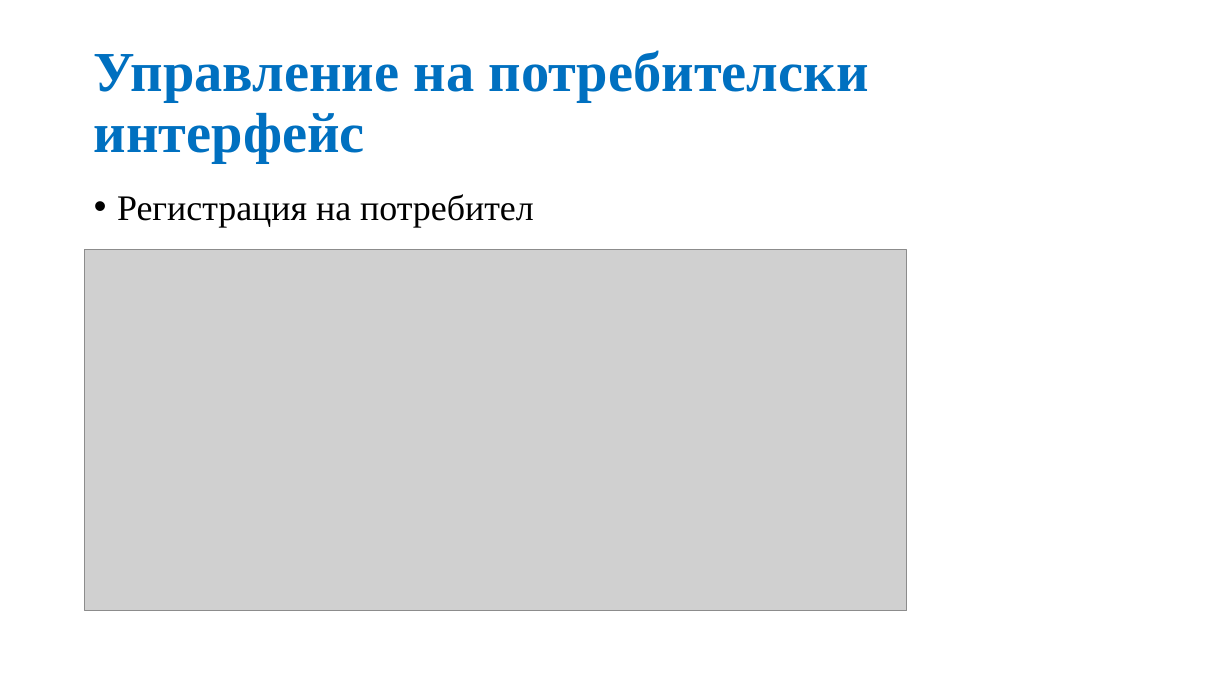
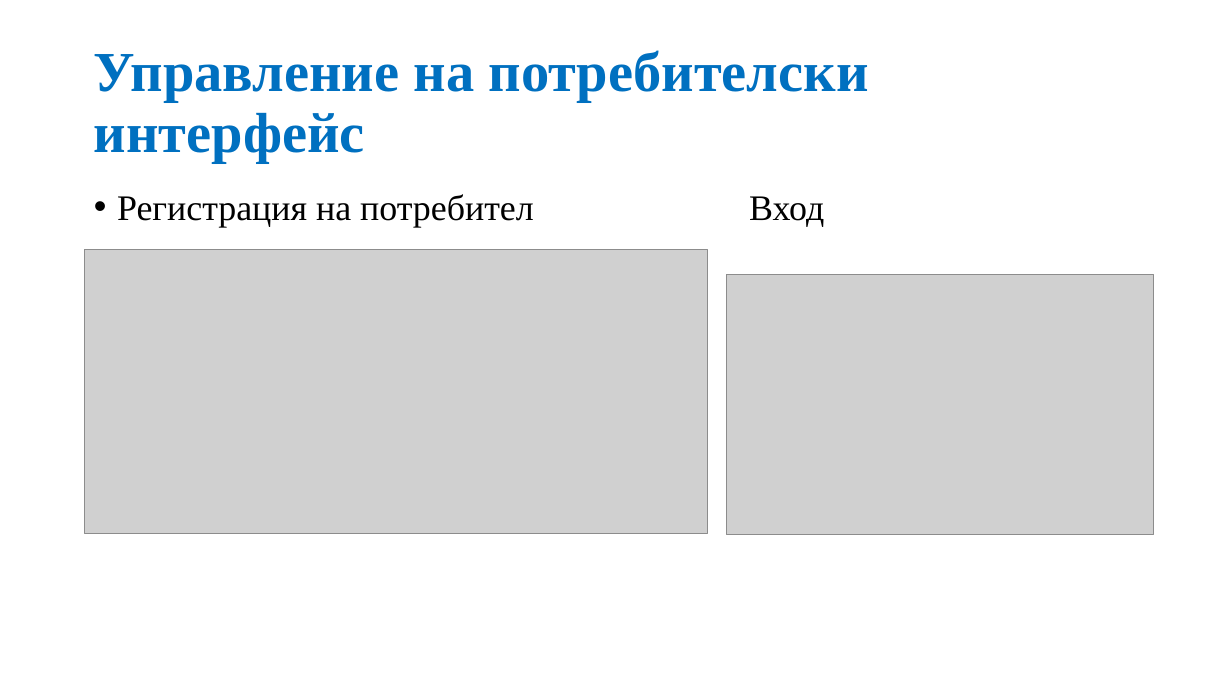
Before and after one commit to themustafaahmed/laravel, a slide deck: slide 5 of Дипломна работа презентация.pptx (slide 4 before the commit). Drawn at 1232x693 pixels with LibreOffice and Linux fonts; fonts in the diff are those of the drawing; grey boxes stand for pictures. Boxes give left, top, right and bottom in pixels: in the first picture for what was removed or moved away, otherwise in the second. Text is boxed around its words. In the diff, an @@ line names an element or a change of style, - is before the commit and + after.

```diff
--- a/Дипломна работа презентация.pptx
+++ b/Дипломна работа презентация.pptx
@@ text at (117,194,824,227): text changed @@
-• Регистрация на потребител
+• Регистрация на потребител Вход
@@ picture: place and size @@
-picture at (85,250,908,611)
+picture at (85,250,708,533)
@@ picture added at (726,274,1153,535) @@
```
Also in this commit, not shown: 2 other slides changed, 1 slide added, 1 other file.
